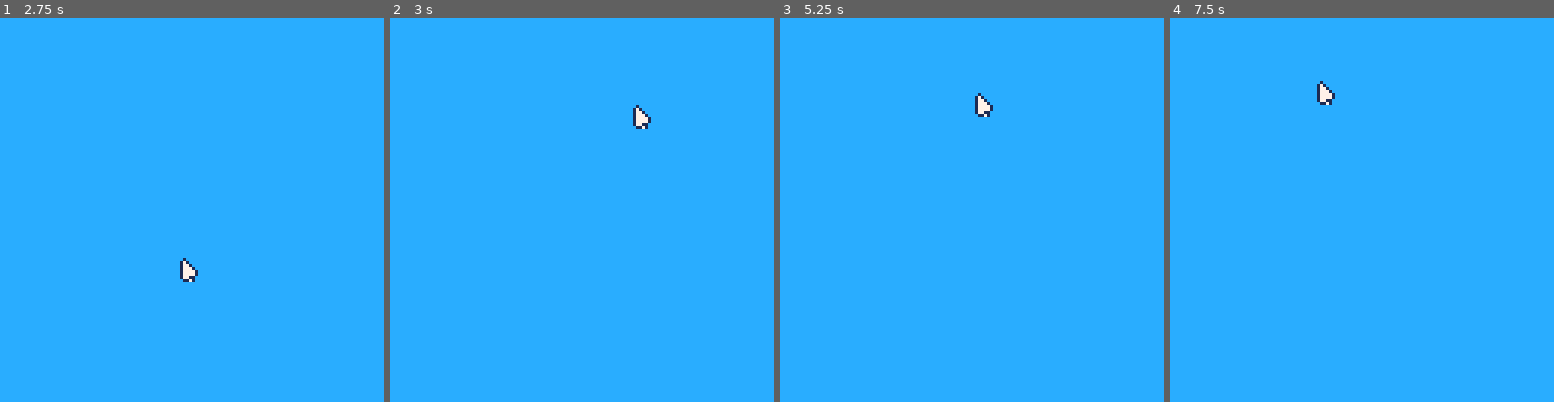
Above: before the commit, frames 1-4 (left to right).
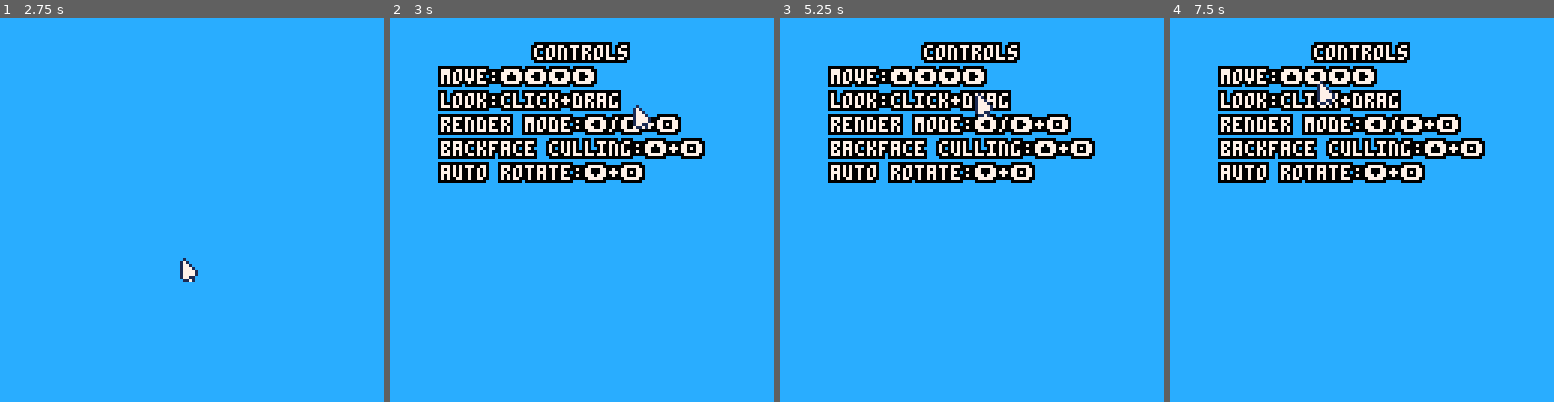
Above: after the commit, the same moments.

Repository: Woj-Rak/PICO-8-RENDERER
Game: PICO-8 cartridge renderer.p8
Two runs of this game, one before a commit and one after it. Both use one fixed random seed, a clock stepped at 60 frames per second and the inputs below.
Inputs (mouse positions are in pixels of both pictures, inside the frame that each line leads up to):
- Up to frame 1 (2.75 s): tap X (X key) at 0.33, 1.07, 1.85 s; click (280, 121) at 0.67 s; tap O (Z key) at 0.7, 1.7, 2.1, 2.5 s; click (46, 267) at 1.22 s; hold Right 1.6-2.1 s; click (107, 114) at 1.77 s; hold Up 2.15-2.42 s; click (172, 259) at 2.32 s; hold Right from 2.47 s (still down)
- Up to frame 2 (3 s): keep holding Right; click (624, 106) at 2.87 s; tap O (Z key) at 2.9 s; tap X (X key) at 2.97 s
- Up to frame 3 (5.25 s): release Right at 3.03 s; hold Left 3.08-3.58 s; tap O (Z key) every 0.4 s from 3.3 to 4.9 s; click (1075, 256) at 3.42 s; hold Down 3.63-3.97 s; click (841, 102) at 3.97 s; hold Right 4.02-4.68 s; tap X (X key) at 4.08, 5.2 s; click (902, 248) at 4.52 s; hold Up 4.73-5.03 s; click (964, 94) at 5.07 s; hold Left from 5.08 s (still down)
- Up to frame 4 (7.5 s): tap O (Z key) every 0.4 s from 5.3 to 7.3 s; click (1419, 244) at 5.62 s; release Left at 5.68 s; hold Down 5.73-6.03 s; hold Right 6.08-6.58 s; click (1481, 90) at 6.17 s; tap X (X key) at 6.32, 7.43 s; hold Right 6.63-7.13 s; click (1246, 236) at 6.72 s; hold Up 7.18-7.45 s; click (1308, 83) at 7.27 s

Frame 1 is identical in both runs. In frame 2, 15% of the frame differs, in the area x 12-83%, y 6-43%; in frame 3, 15%; in frame 4, 15%.

Commit message:
added a controls help screen

Diff:
--- a/renderer.p8
+++ b/renderer.p8
@@ -13,8 +13,6 @@
 #include matrix.lua
 
 -- TODO:
--- controls display when holding the "x" button
-    -- do it with an outlined font
 -- display name of the mesh?
 -- generate cool bg's if performance permits
 -- some sort of a lighting implementation
@@ -24,7 +22,6 @@
 -- texture loading?
     -- removed a lot of the texture related code so all of that will need another look
 -- if not textures then use solid colors that can be changed at run time?
--- draw controls on the screen
 -- add sound effects because why not lmao
 
 debug = false
@@ -95,6 +92,11 @@
     -- toggle debug mode
     if btnp(❎) and btn(🅾️) then
         debug = not debug
+    end
+    if btn(❎) and not debug then
+        showing_controls = true
+    else
+        showing_controls = false
     end
     -- mouse input
     mouse.update()
@@ -209,6 +211,9 @@
 
     if load_in_progress then return end
 
+    if (showing_controls) then
+        show_controls()
+    end
     -- rendering
     for t=1, #triangles_to_render do
         local cur_triangle = triangles_to_render[t]
--- a/utils.lua
+++ b/utils.lua
@@ -1,4 +1,5 @@
 peak_cpu_useage = 0
+showing_controls = false
 
 -- used to output the contents of anything and everything
 function dump(o)
@@ -37,6 +38,15 @@
    print("AUTO-ROTATE:"..(auto_rotate and 'ON' or 'OFF').."(⬇️+🅾️)", 0, 123)
 end
 
+function show_controls()
+   oprint("controls",47,8,0,7)
+   oprint("move:⬆️⬅️⬇️➡️",16,16,0,7)
+   oprint("look:click+drag",16,24,0,7)
+   oprint("render mode:⬅️/➡️+🅾️",16,32,0,7)
+   oprint("backface culling:⬆️+🅾️",16,40,0,7)
+   oprint("auto rotate:⬇️+🅾️",16,48,0,7)
+end
+
 function oprint(t,x,y,c1,c2)
 	for i=0,2 do
 	 for j=0,2 do
